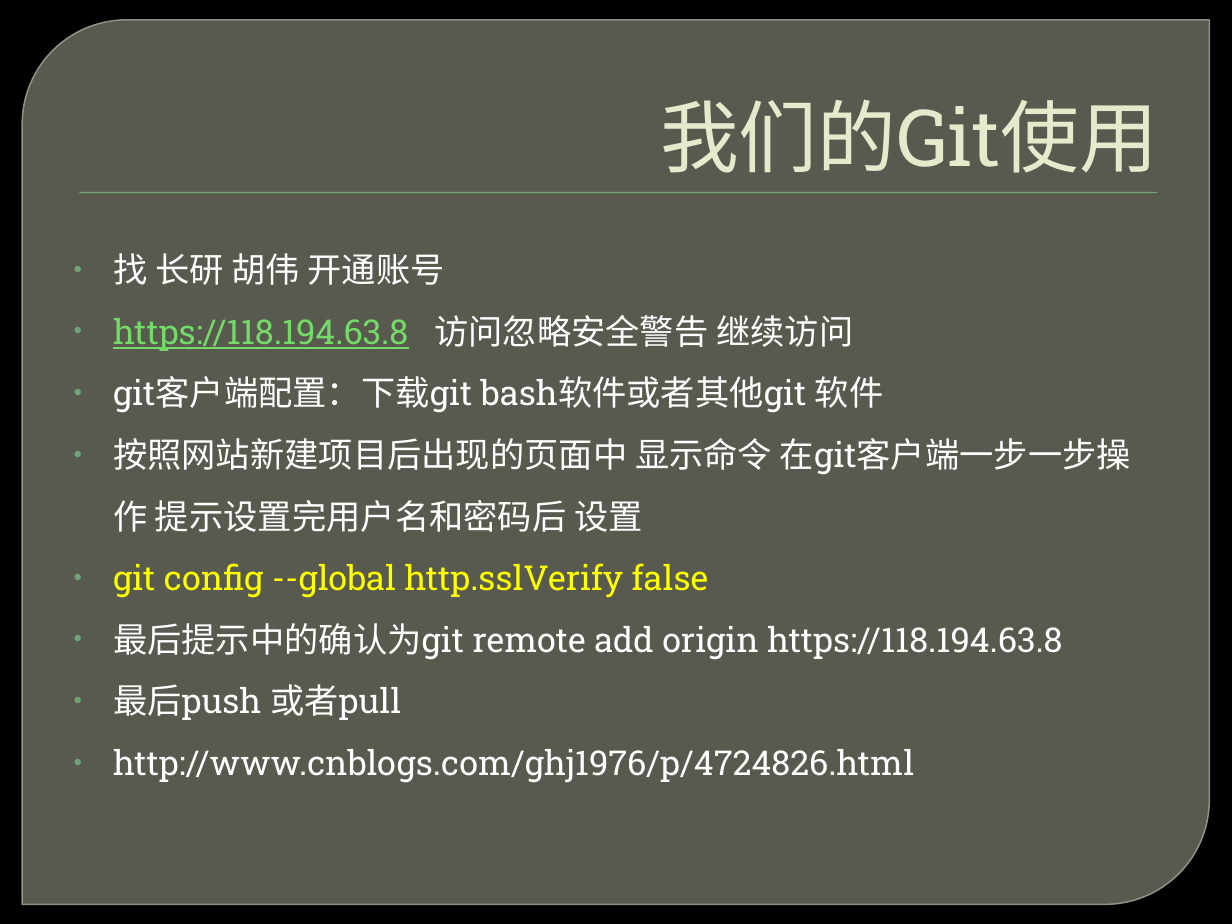
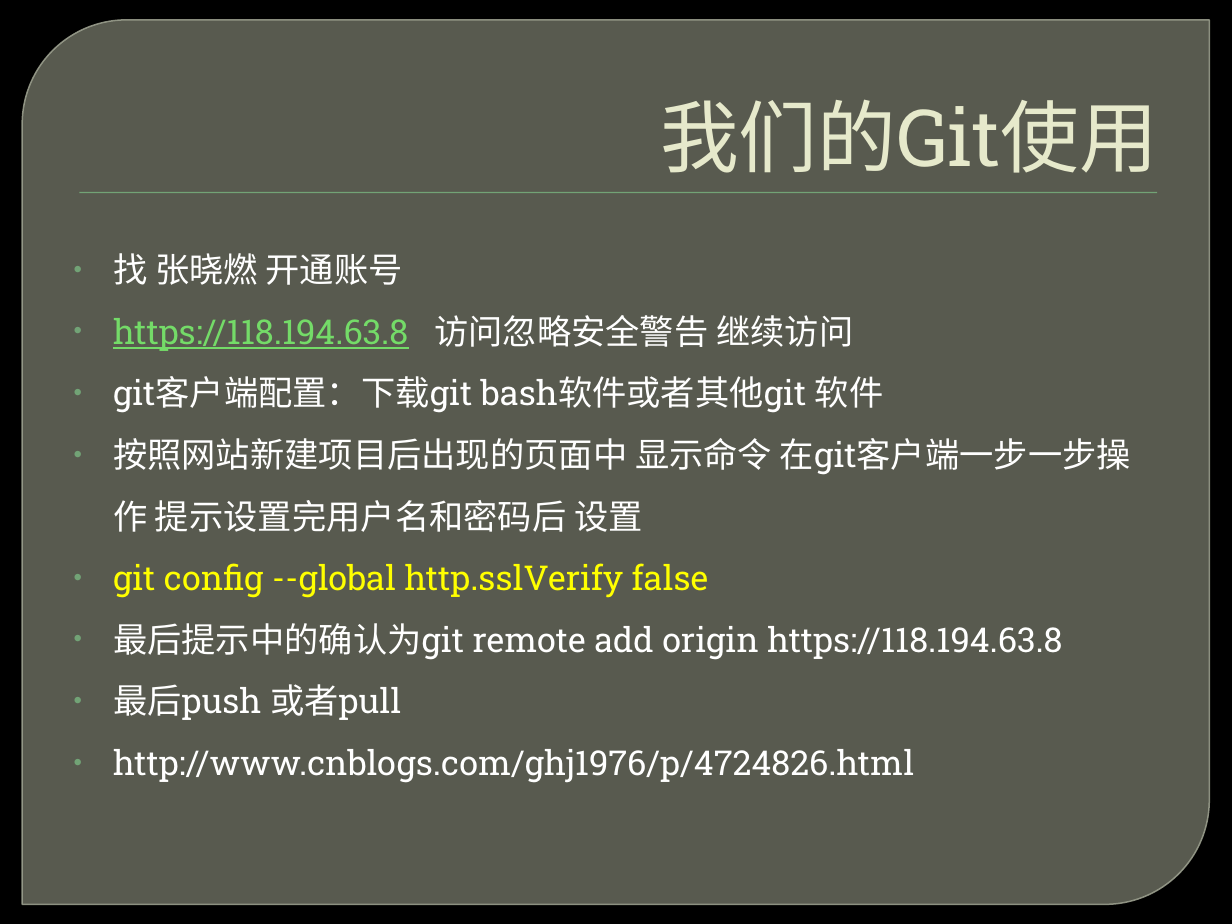
Before and after one commit to ghj1976/lecture, a slide deck: slide 7 of git/git简介.pptx (slide 8 before the commit). Drawn at 1232x924 pixels with LibreOffice and Linux fonts; fonts in the diff are those of the drawing; background and template pictures are left out. Boxes give left, top, right and bottom in pixels: in the first picture for what was removed or moved away, otherwise in the second. Text is boxed around its words. In the diff, an @@ line names an element or a change of style, - is before the commit and + after.

```diff
--- a/git/git简介.pptx
+++ b/git/git简介.pptx
@@ text at [113, 253, 403, 285]: text changed @@
-• 找 长研 胡伟 开通账号
+• 找 张晓燃 开通账号
```
Also in this commit, not shown: 2 other slides changed, 1 slide removed, 2 other files.
